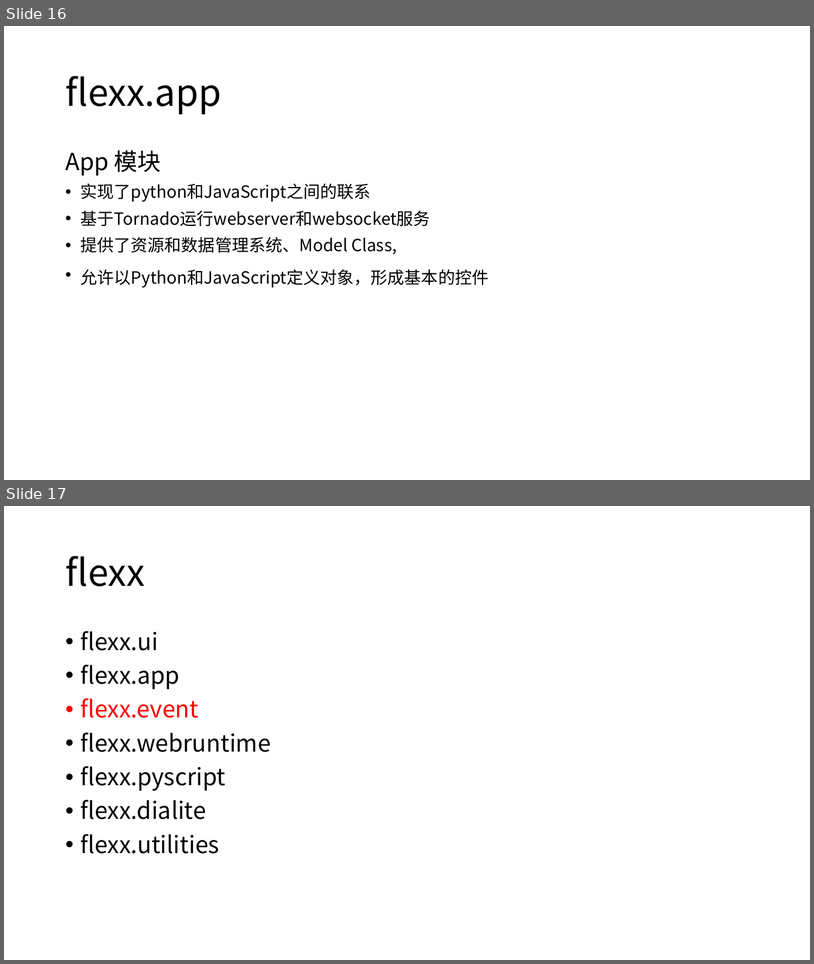
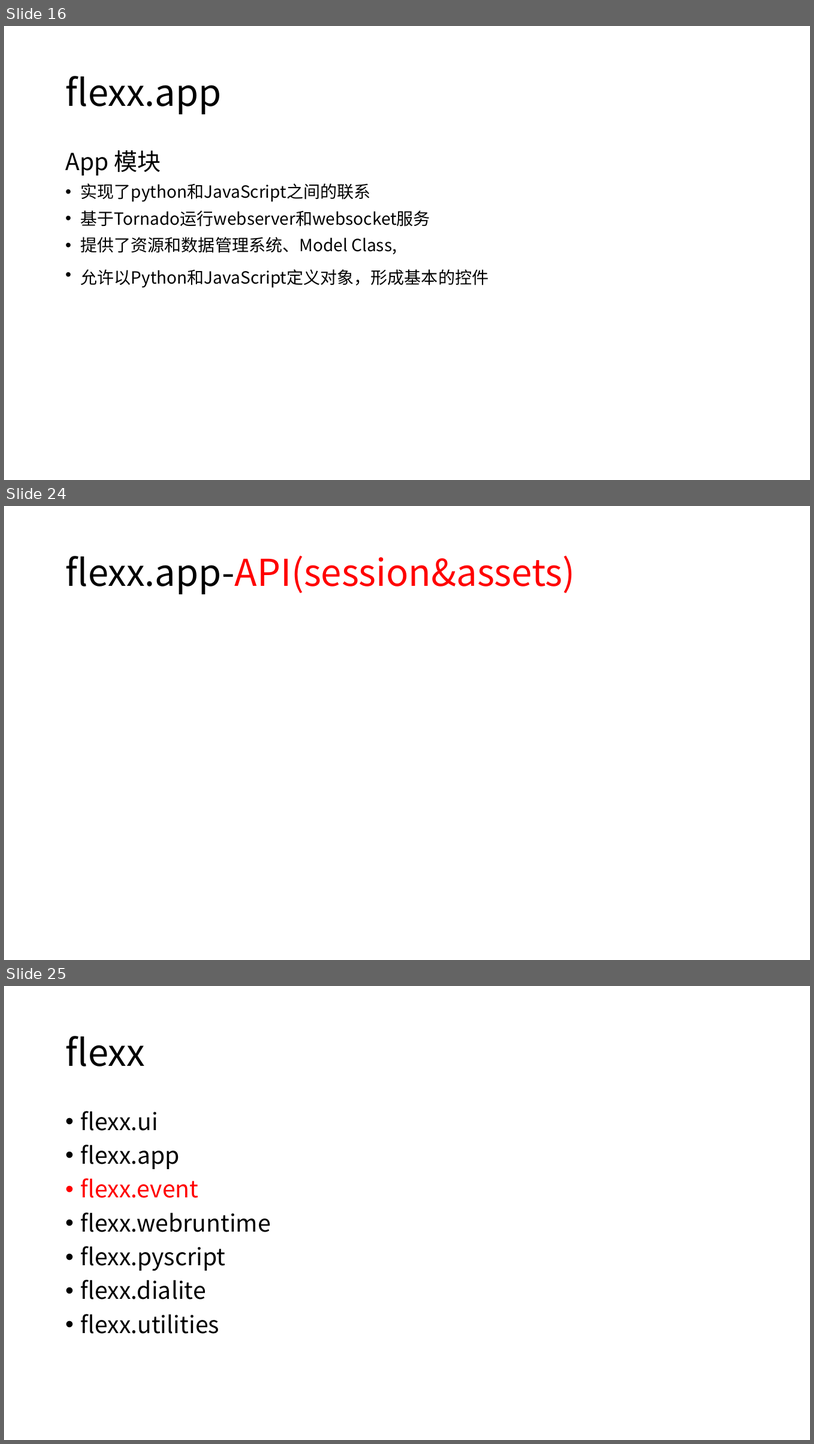
Before and after one commit to 260936767/UpdateServer, a slide deck: flexx_study/report for python&flexx.pptx. Shown one above the other, each under a label of ours: slides 16 and 17 before the commit, slides 16, 24 and 25 after it; the slides between them are not shown. The pictures are 814x964 and 814x1444 pixels, drawn with LibreOffice and Linux fonts; fonts in the diff are those of the drawing. Boxes give left, top, right and bottom in pixels: in the first picture for what was removed or moved away, otherwise in the second. Text is boxed around its words. In the diff, an @@ line names an element or a change of style, - is before the commit and + after.

```diff
--- a/flexx_study/report for python&flexx.pptx
+++ b/flexx_study/report for python&flexx.pptx
@@ slide 24 added at (x1=4, y1=506, x2=810, y2=960), background #FFFFFF @@
@@ title added at (x1=65, y1=556, x2=575, y2=594), 44 pt, text #FF0000 @@
+flexx.app-API(session&assets)
@@ what was slide 17 is now slide 25 @@
```
Also in this commit, not shown: 7 other slides added, 3 other files.
